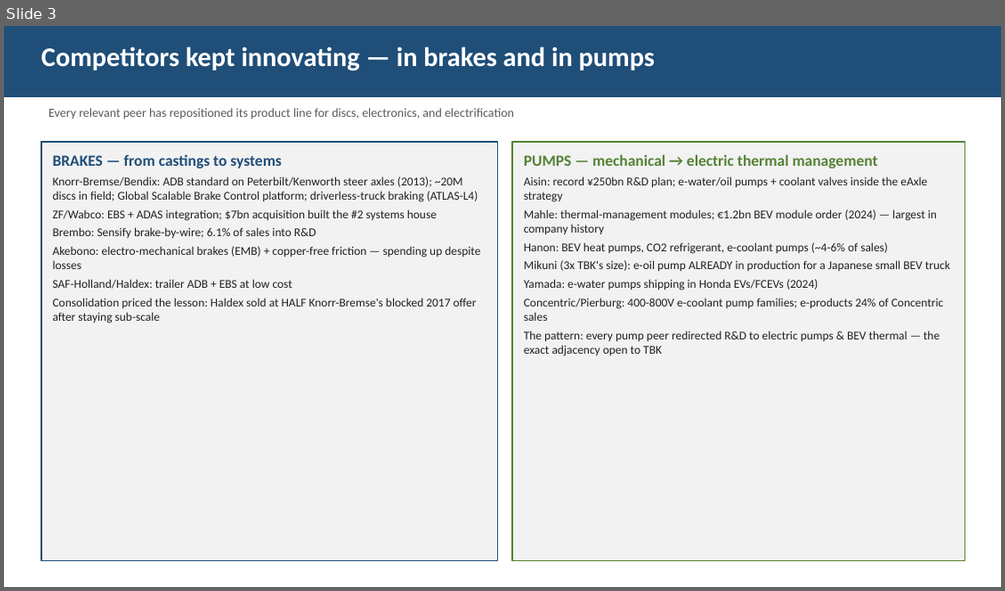
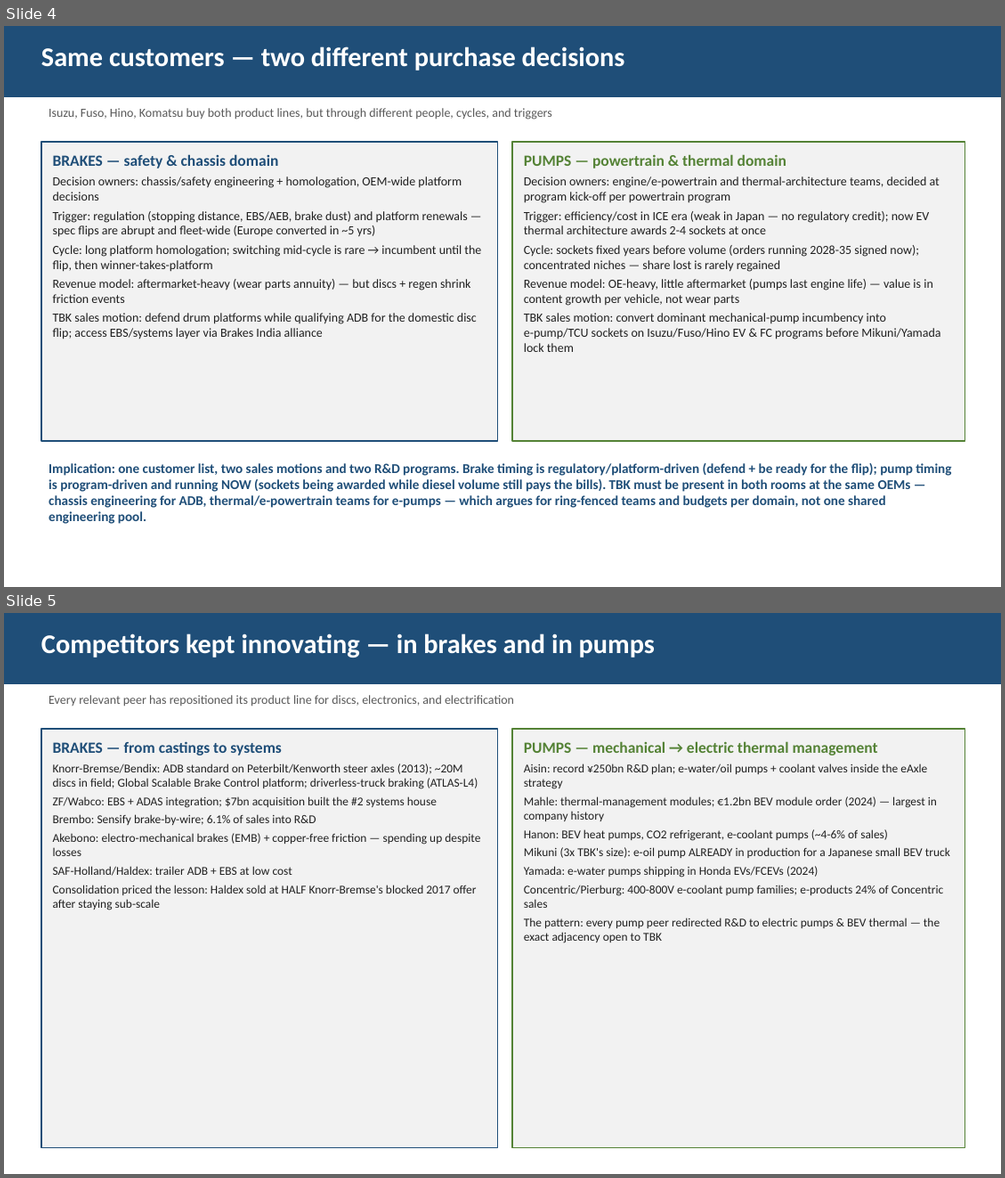
Before and after one commit to charette-lab/Claude, a slide deck: TBK_rd_gap_slides.pptx. Shown one above the other, each under a label of ours: slide 3 before the commit, slides 4 and 5 after it. The pictures are 1005x591 and 1005x1178 pixels, drawn with LibreOffice and Linux fonts; fonts in the diff are those of the drawing. Boxes give left, top, right and bottom in pixels: in the first picture for what was removed or moved away, otherwise in the second. Text is boxed around its words. In the diff, an @@ line names an element or a change of style, - is before the commit and + after.

```diff
--- a/TBK_rd_gap_slides.pptx
+++ b/TBK_rd_gap_slides.pptx
@@ slide 4 added at bbox=[4, 26, 1001, 587], background #FFFFFF @@
@@ rectangle added at bbox=[4, 26, 1001, 97], fill #1F4E78, 26 pt, text #FFFFFF, bold @@
+Same customers — two different purchase decisions
@@ text added at bbox=[48, 108, 552, 119], 12 pt, text #595959 @@
+Isuzu, Fuso, Hino, Komatsu buy both product lines, but through different people, cycles, and triggers
@@ rectangle added at bbox=[41, 142, 498, 441], fill #F2F2F2, outline #1F4E78 1.25 pt, 12 pt, text #202020 @@
+BRAKES — safety & chassis domain
+Decision owners: chassis/safety engineering + homologation, OEM-wide platform decisions
+Trigger: regulation (stopping distance, EBS/AEB, brake dust) and platform renewals — spec flips are abrupt and fleet-wide (Europe converted in ~5 yrs)
+Cycle: long platform homologation; switching mid-cycle is rare → incumbent until the flip, then winner-takes-platform
+Revenue model: aftermarket-heavy (wear parts annuity) — but discs + regen shrink friction events
+TBK sales motion: defend drum platforms while qualifying ADB for the domestic disc flip; access EBS/systems layer via Brakes India alliance
@@ rectangle added at bbox=[512, 142, 965, 441], fill #F2F2F2, outline #548235 1.25 pt, 12 pt, text #202020 @@
+PUMPS — powertrain & thermal domain
+Decision owners: engine/e-powertrain and thermal-architecture teams, decided at program kick-off per powertrain program
+Trigger: efficiency/cost in ICE era (weak in Japan — no regulatory credit); now EV thermal architecture awards 2-4 sockets at once
+Cycle: sockets fixed years before volume (orders running 2028-35 signed now); concentrated niches — share lost is rarely regained
+Revenue model: OE-heavy, little aftermarket (pumps last engine life) — value is in content growth per vehicle, not wear parts
+TBK sales motion: convert dominant mechanical-pump incumbency into e-pump/TCU sockets on Isuzu/Fuso/Hino EV & FC programs before Mikuni/Yamada lock them
@@ text added at bbox=[48, 463, 951, 524], 13 pt, text #1F4E78, bold @@
+Implication: one customer list, two sales motions and two R&D programs. Brake timing is regulatory/platform-driven (defend + be ready for the flip); pump timing is program-driven and running NOW (sockets being awarded while diesel volume still pays the bills). TBK must be present in both rooms at the same OEMs — chassis engineering for ADB, thermal/e-powertrain teams for e-pumps — which argues for ring-fenced teams and budgets per domain, not one shared engineering pool.
@@ what was slide 3 is now slide 5 @@
```
Also in this commit, not shown: 4 slides changed, 1 other slide added.
